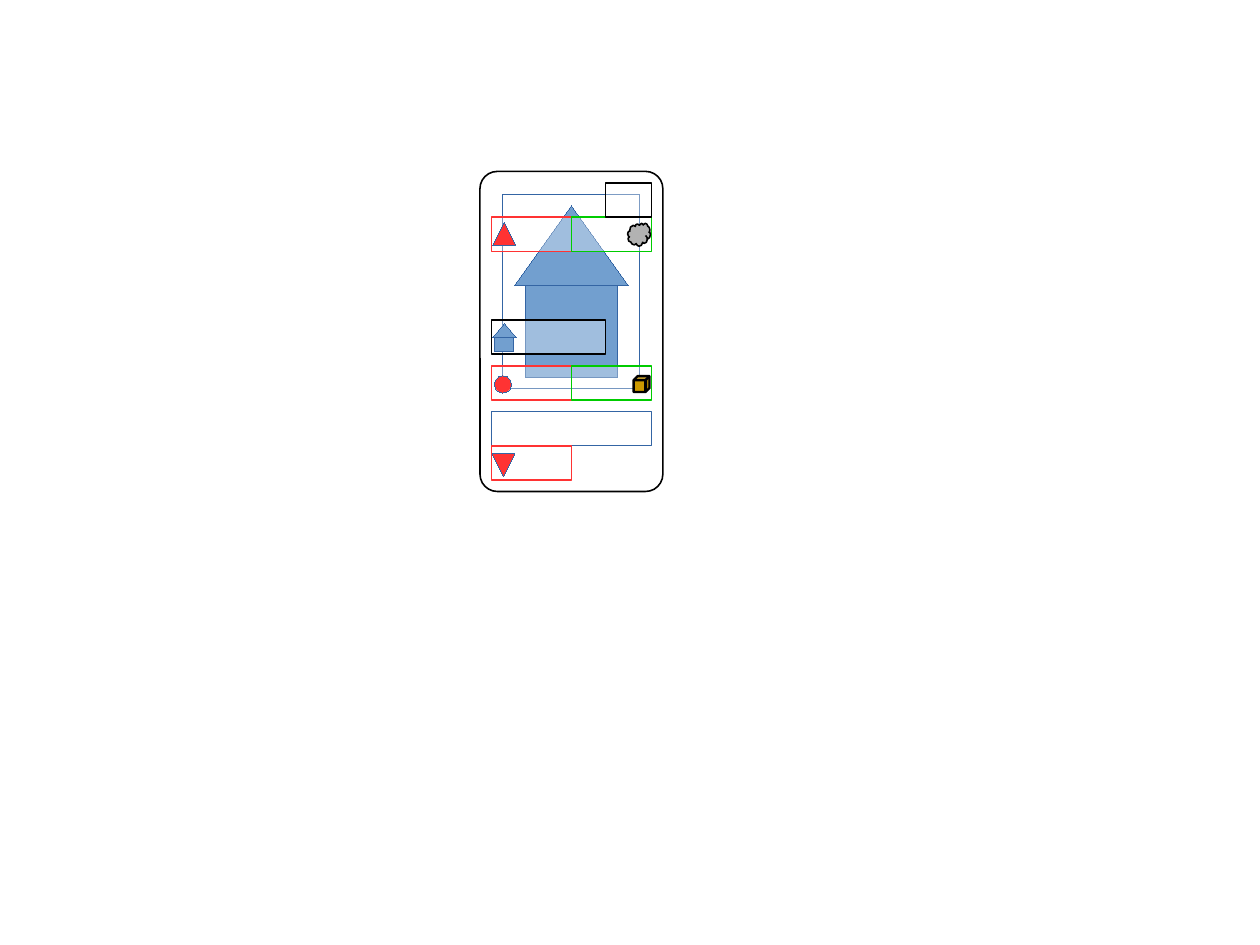
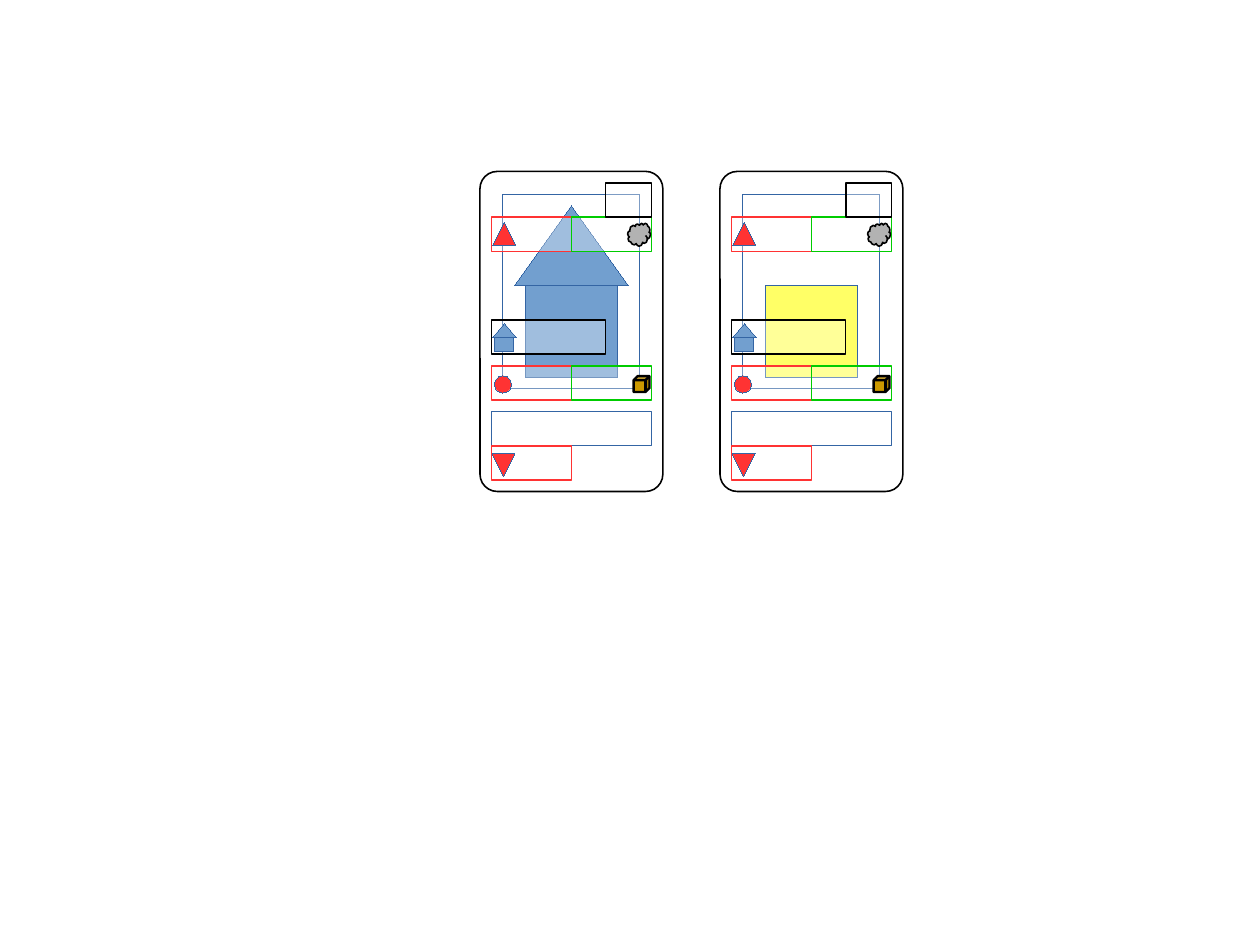
Before and after one commit to gdarai/HMSPhantomGame2018, a slide deck: slide 1 of karta.odp. Drawn at 1260x945 pixels with LibreOffice and Linux fonts; fonts in the diff are those of the drawing. Boxes give left, top, right and bottom in pixels: in the first picture for what was removed or moved away, otherwise in the second. Text is boxed around its words. In the diff, an @@ line names an element or a change of style, - is before the commit and + after.

```diff
--- a/karta.odp
+++ b/karta.odp
@@ freeform shape added at [720,172,903,492], fill #FFFFFF, outline #000000 0.99 pt @@
@@ rectangle added at [743,194,880,389], fill #FFFFFF, outline #3465A4 0 pt @@
@@ rectangle added at [846,183,892,217], fill #FFFFFF at 36% opacity, outline #000000 0.99 pt @@
@@ rectangle added at [732,217,812,252], fill #FFFFFF at 33% opacity, outline #FF3333 0.99 pt @@
@@ triangle added at [733,222,756,245], fill #FF3333, outline #3465A4 0 pt @@
@@ rectangle added at [812,217,892,252], fill #FFFFFF at 33% opacity, outline #00CC00 0.99 pt @@
@@ freeform shape added at [868,223,891,246], fill #B2B2B2, outline #000000 0.99 pt @@
@@ rectangle added at [766,286,858,377], fill #FFFF66, outline #3465A4 0 pt @@
@@ rectangle added at [732,320,846,354], fill #FFFFFF at 33% opacity, outline #000000 0.99 pt @@
@@ triangle added at [733,324,756,337], fill #729FCF, outline #3465A4 0 pt @@
@@ rectangle added at [735,337,755,351], fill #729FCF, outline #3465A4 0 pt @@
@@ rectangle added at [732,366,812,400], fill #FFFFFF at 33% opacity, outline #FF3333 0.99 pt @@
@@ ellipse added at [735,376,752,393], fill #FF3333, outline #3465A4 0 pt @@
@@ rectangle added at [812,366,892,400], fill #FFFFFF at 33% opacity, outline #00CC00 0.99 pt @@
@@ cube added at [874,376,890,392], fill #CC9900, outline #000000 1.5 pt @@
@@ rectangle added at [732,412,892,446], outline #3465A4 0.99 pt @@
@@ rectangle added at [732,446,812,480], outline #FF3333 0.99 pt @@
@@ triangle added at [733,454,756,477], fill #FF3333, outline #3465A4 0 pt @@
```
Also in this commit, not shown: 9 other files.
